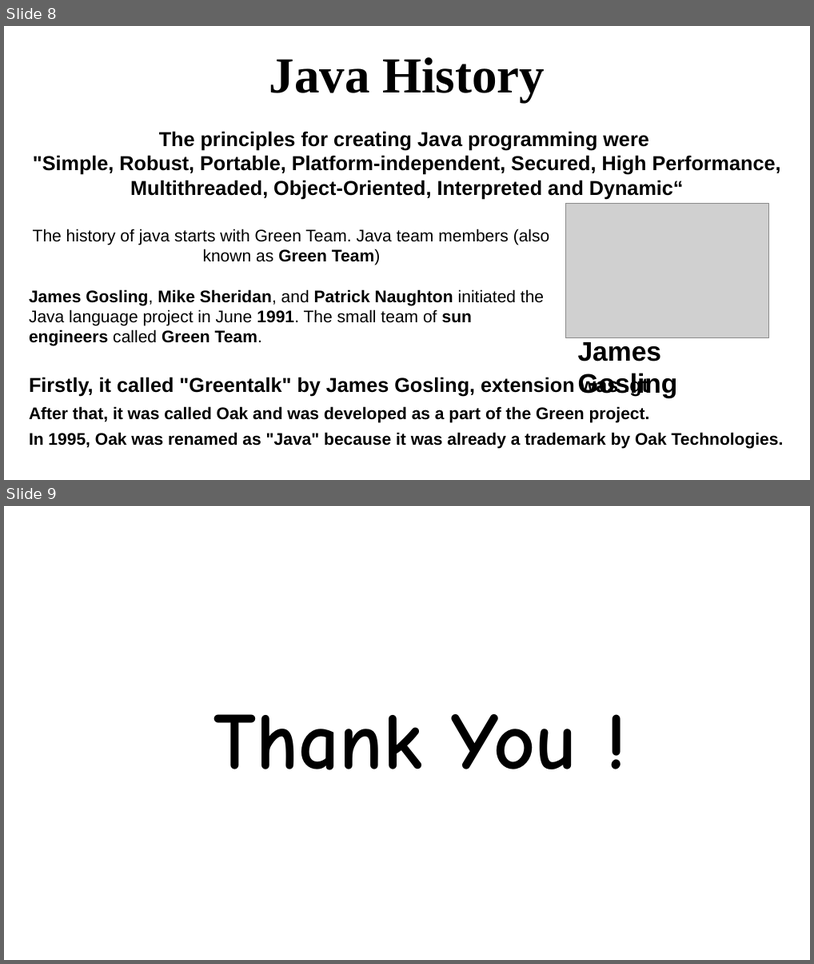
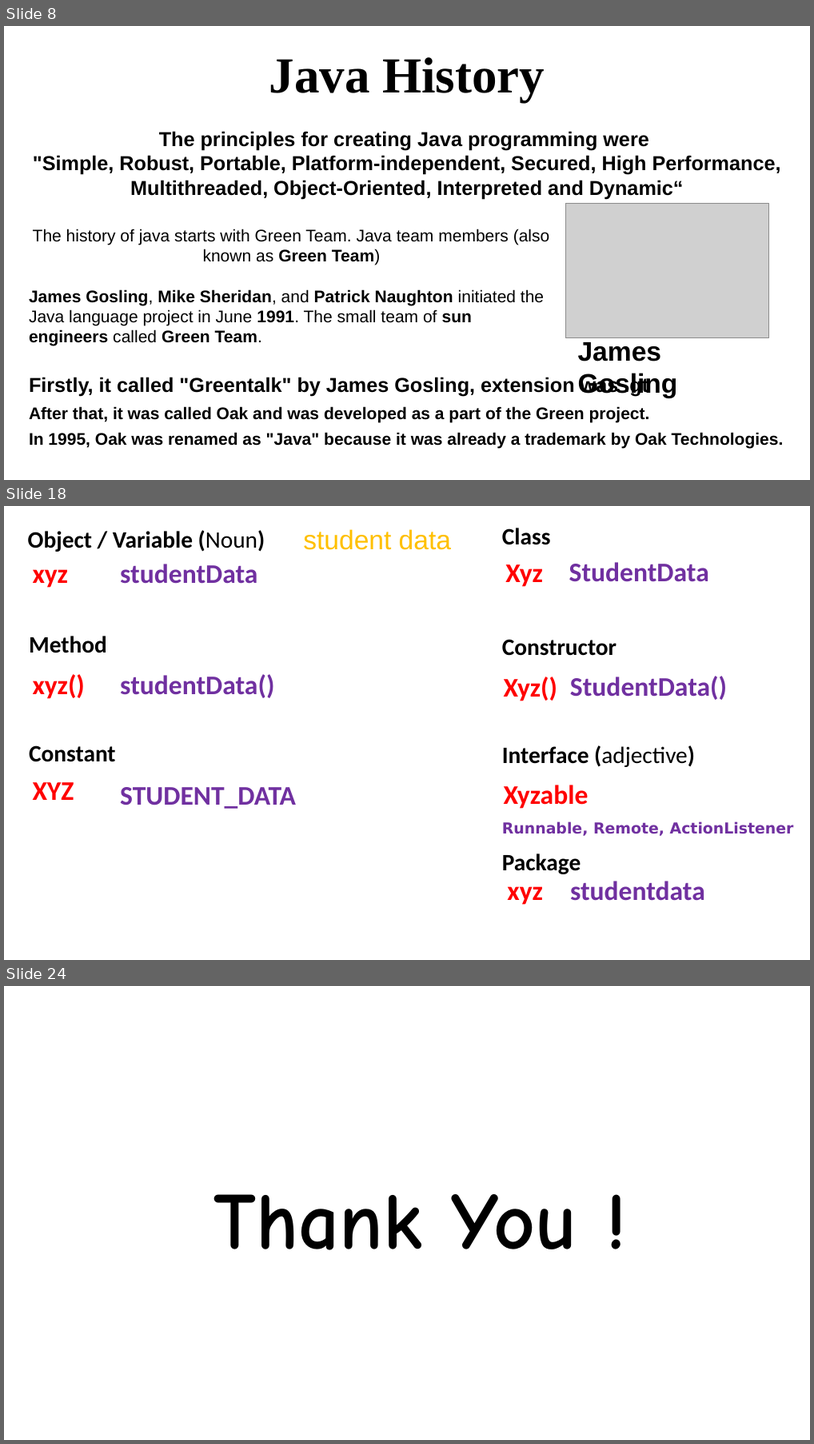
Before and after one commit to eusGithubwork/javaStudy, a slide deck: java.pptx. Shown one above the other, each under a label of ours: slides 8 and 9 before the commit, slides 8, 18 and 24 after it; the slides between them are not shown. The pictures are 814x964 and 814x1444 pixels, drawn with LibreOffice and Linux fonts; fonts in the diff are those of the drawing; grey boxes stand for pictures. Boxes give left, top, right and bottom in pixels: in the first picture for what was removed or moved away, otherwise in the second. Text is boxed around its words. In the diff, an @@ line names an element or a change of style, - is before the commit and + after.

```diff
--- a/java.pptx
+++ b/java.pptx
@@ slide 18 added at (x1=4, y1=506, x2=810, y2=960), background #FFFFFF @@
@@ text added at (x1=303, y1=529, x2=451, y2=550), 32 pt, text #FFC000 @@
+student data
@@ text added at (x1=502, y1=528, x2=551, y2=545), 28 pt, text #000000, bold @@
+Class
@@ text added at (x1=28, y1=530, x2=266, y2=552), 28 pt, text #000000, bold @@
+Object / Variable (Noun)
@@ text added at (x1=33, y1=569, x2=69, y2=588), 32 pt, text #FF0000, bold @@
+xyz
@@ text added at (x1=120, y1=564, x2=258, y2=584), 32 pt, text #7030A0, bold @@
+studentData
@@ text added at (x1=506, y1=564, x2=543, y2=587), 32 pt, text #FF0000, bold @@
+Xyz
@@ text added at (x1=570, y1=562, x2=710, y2=582), 32 pt, text #7030A0, bold @@
+StudentData
@@ text added at (x1=29, y1=636, x2=107, y2=653), 28 pt, text #000000, bold @@
+Method
@@ text added at (x1=502, y1=639, x2=617, y2=656), 28 pt, text #000000, bold @@
+Constructor
@@ text added at (x1=33, y1=674, x2=85, y2=699), 32 pt, text #FF0000, bold @@
+xyz()
@@ text added at (x1=120, y1=674, x2=274, y2=698), 32 pt, text #7030A0, bold @@
+studentData()
@@ text added at (x1=504, y1=676, x2=558, y2=701), 32 pt, text #FF0000, bold @@
+Xyz()
@@ text added at (x1=570, y1=676, x2=727, y2=700), 32 pt, text #7030A0, bold @@
+StudentData()
@@ text added at (x1=29, y1=745, x2=116, y2=762), 28 pt, text #000000, bold @@
+Constant
@@ text added at (x1=502, y1=745, x2=695, y2=767), 28 pt, text #000000, bold @@
+Interface (adjective)
@@ text added at (x1=33, y1=782, x2=74, y2=800), 32 pt, text #FF0000, bold @@
+XYZ
@@ text added at (x1=120, y1=787, x2=296, y2=808), 32 pt, text #7030A0, bold @@
+STUDENT_DATA
@@ text added at (x1=504, y1=784, x2=589, y2=808), 32 pt, text #FF0000, bold @@
+Xyzable
@@ text added at (x1=502, y1=821, x2=794, y2=836), 18 pt, text #7030A0, bold @@
+Runnable, Remote, ActionListener
@@ text added at (x1=502, y1=853, x2=581, y2=874), 28 pt, text #000000, bold @@
+Package
@@ text added at (x1=507, y1=886, x2=543, y2=904), 32 pt, text #FF0000, bold @@
+xyz
@@ text added at (x1=570, y1=880, x2=706, y2=900), 32 pt, text #7030A0, bold @@
+studentdata
@@ what was slide 9 is now slide 24 @@
```
Also in this commit, not shown: 14 other slides added, 3 other files.
